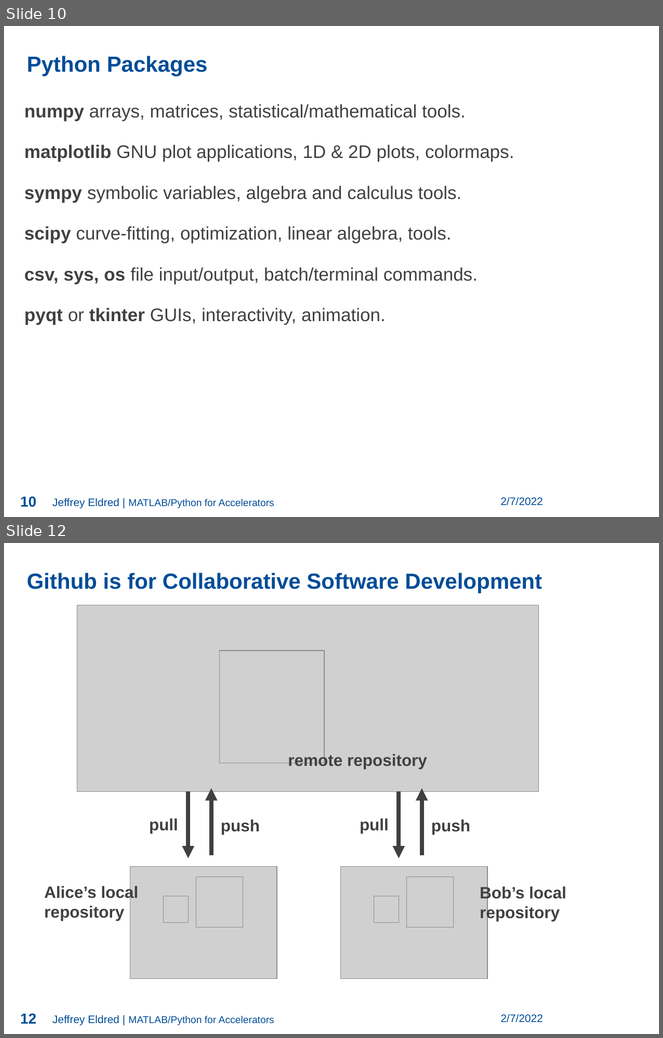
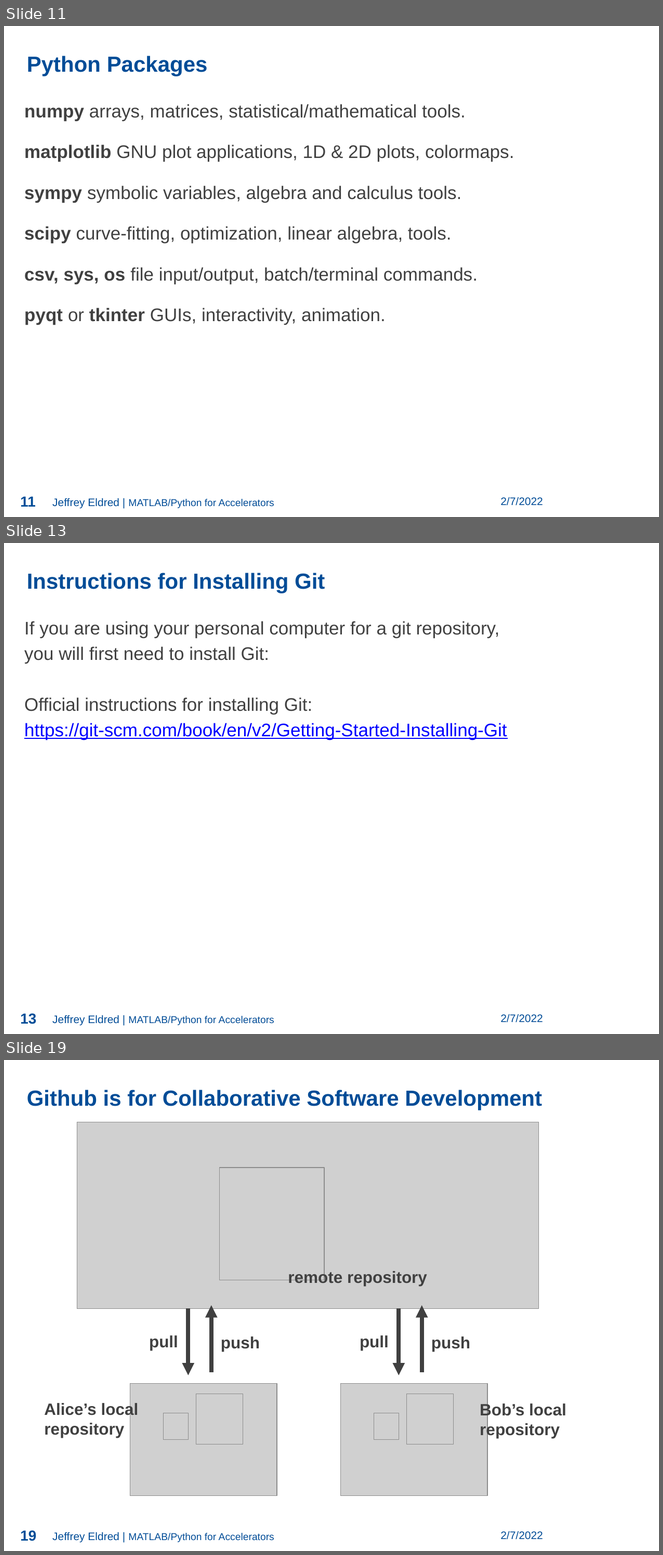
Before and after one commit to jseldred/USPAS_Python_2022, a slide deck: lectures/Eldred_1.pptx. Shown one above the other, each under a label of ours: slides 10 and 12 before the commit, slides 11, 13 and 19 after it; the slides between them are not shown. The pictures are 663x1038 and 663x1555 pixels, drawn with LibreOffice and Linux fonts; fonts in the diff are those of the drawing; grey boxes stand for pictures; background and template pictures are left out. Boxes give left, top, right and bottom in pixels: in the first picture for what was removed or moved away, otherwise in the second. Text is boxed around its words. In the diff, an @@ line names an element or a change of style, - is before the commit and + after.

Commit message:
lecture 1 workflow instructions

```diff
--- a/lectures/Eldred_1.pptx
+++ b/lectures/Eldred_1.pptx
@@ slide 13 added at <box>4,543,659,1034</box>, background picture (left out) @@
@@ page number added at <box>550,543,623,565</box>, 18 pt, text #FFFFFF @@
+13
@@ page number added at <box>550,544,624,568</box>, 18 pt, text #FFFFFF @@
+13
@@ text added at <box>27,573,325,593</box>, 24 pt, text #004C97, bold @@
+Instructions for Installing Git
@@ text added at <box>24,621,507,740</box>, 20 pt, text #404040 @@
+If you are using your personal computer for a git repository,
+you will first need to install Git:
+Official instructions for installing Git:
+https://git-scm.com/book/en/v2/Getting-Started-Installing-Git
@@ page number added at <box>20,1014,36,1025</box>, 16 pt, text #004C97, bold @@
+13
@@ text added at <box>52,1015,274,1026</box>, 11 pt, text #004C97 @@
+Jeffrey Eldred | MATLAB/Python for Accelerators
@@ text added at <box>501,1014,543,1023</box>, 12 pt, text #004C97 @@
+2/7/2022
@@ what was slide 10 is now slide 11 @@
@@ page number at <box>20,497,36,507</box>: text changed @@
-10
+11
@@ what was slide 12 is now slide 19 @@
@@ page number at <box>20,1531,36,1542</box>: text changed @@
-12
+19
```
Also in this commit, not shown: 6 slides changed, 16 other slides added.
